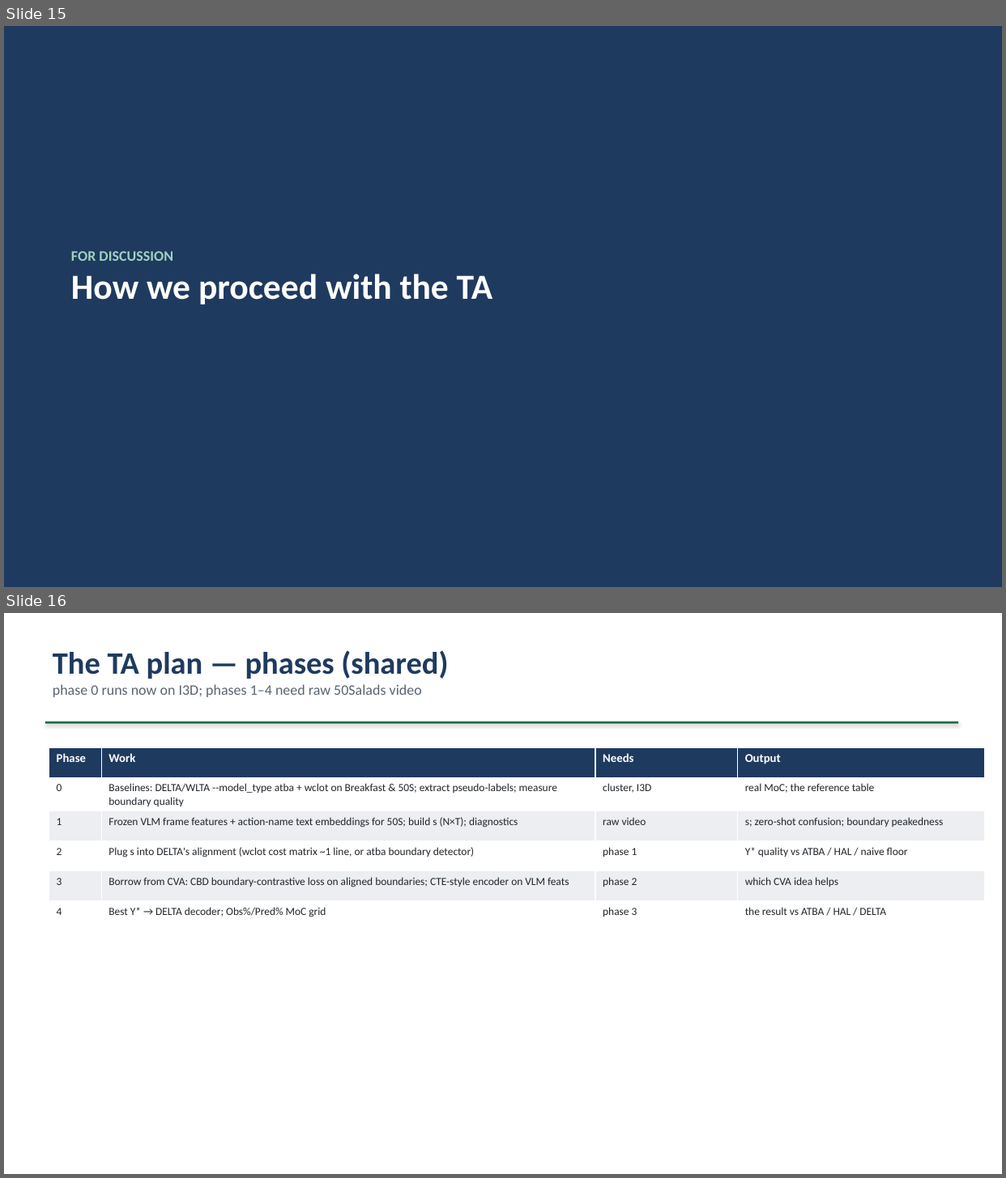
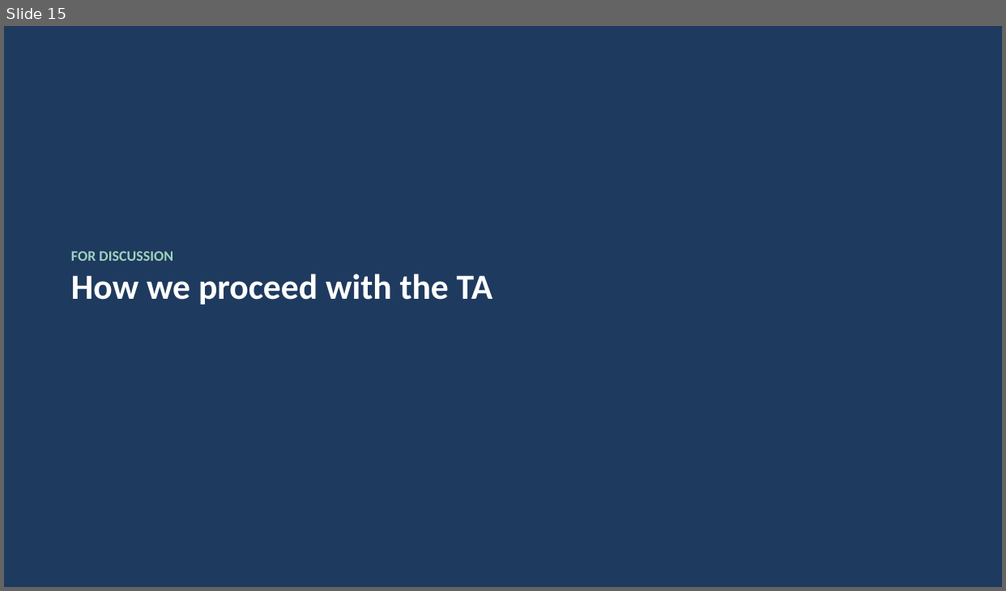
Before and after one commit to epayaslii/DELTA, a slide deck: slides/DELTA_progress_Mariella.pptx. Shown one above the other, each under a label of ours: slides 15 and 16 before the commit, slide 15 after it. The pictures are 1006x1178 and 1006x591 pixels, drawn with LibreOffice and Linux fonts; fonts in the diff are those of the drawing. Boxes give left, top, right and bottom in pixels: in the first picture for what was removed or moved away, otherwise in the second. Text is boxed around its words. In the diff, an @@ line names an element or a change of style, - is before the commit and + after.

Commit message:
Scope to 50Salads only; two-track plan (HAL now, InternVideo2 when video)
Decision: focus on 50Salads only for now -> all work goes through the WLTA
code (runs 50S natively as -d FS -c 19, modes --model_type atba / wclot).
No Breakfast, no standalone HAL.

- docs/baselines-hal-cva.md: HAL plan H1-H7 rewritten as 50Salads-only-via-WLTA
  (run DELTA/WLTA atba+wclot -> dump tas_pseudolabels -> score Y* -> port HAL's
  VAE tap + recon/kl/diff into atba_loss.py -> compare Y* + Obs%/Pred% MoC ->
  ablate). Added VLM track V1-V6 with InternVideo2 (OpenGVLab/InternVideo2,
  video-native, > CVA's SlowFast+CLIP). HAL track needs NO raw video; only the
  VLM track is blocked on it.
- plan file: sequencing table -> two tracks, 50Salads only.
- slides: new "Scope - 50Salads only" slide; HAL slide -> H1-H7 via WLTA;
  VLM slide -> InternVideo2 V1-V6; two-track sequencing. 21 slides.

```diff
--- a/slides/DELTA_progress_Mariella.pptx
+++ b/slides/DELTA_progress_Mariella.pptx
@@ slide 16 removed at [4, 613, 1002, 1174], background #FFFFFF @@
@@ text removed at [53, 650, 448, 697] @@
-The TA plan — phases (shared)
-phase 0 runs now on I3D; phases 1–4 need raw 50Salads video
@@ rectangle removed at [45, 722, 958, 724] @@
@@ table removed at [49, 747, 985, 927], 6 rows, 4 columns @@
-Phase | Work | Needs | Output
-0 | Baselines: DELTA/WLTA --model_type atba + wclot on Breakfast & 50S; extract pseudo-labels; measure boundary quality | cluster, I3D | real MoC; the reference table
-1 | Frozen VLM frame features + action-name text embeddings for 50S; build s (N×T); diagnostics | raw video | s; zero-shot confusion; boundary peakedness
-2 | Plug s into DELTA's alignment (wclot cost matrix ~1 line, or atba boundary detector) | phase 1 | Y* quality vs ATBA / HAL / naive floor
-3 | Borrow from CVA: CBD boundary-contrastive loss on aligned boundaries; CTE-style encoder on VLM feats | phase 2 | which CVA idea helps
-4 | Best Y* → DELTA decoder; Obs%/Pred% MoC grid | phase 3 | the result vs ATBA / HAL / DELTA
```
Also in this commit, not shown: 4 slides changed, 1 slide added, 2 other files.
